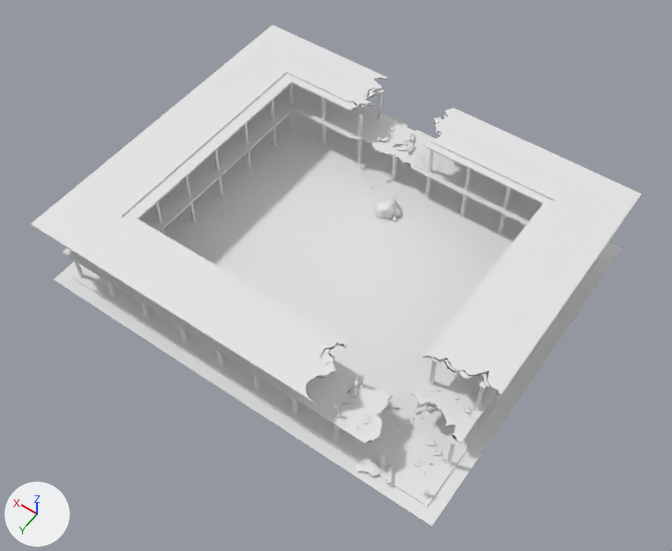
A saved change to the Blender file _others_/Mancs/Blender/arena_building_1.blend.
Rendered twice from a 50 mm lens placed at (-57.3, 86.6, 135.0), pointed at (-0.8, 7.4, 10.7). The axes (+X, +Y, +Z) are drawn at lower left. The lights are the same throughout.

Names of what the first picture shows: 'Cube.001', 'Cube.010', 'Plane', 'pillar_first_floor_1', 'pillar_first_floor_2', 'pillar_second_floor_2', 'teto', 'teto_2', 'teto__2_2'.
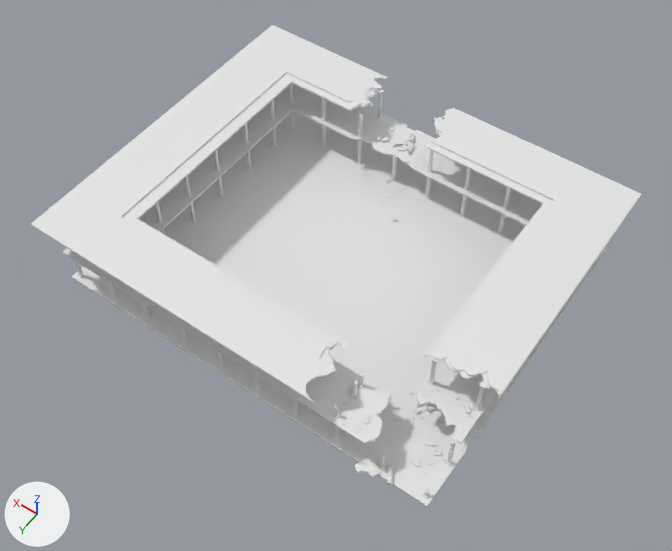
Diff of the bpy script that builds the scene:
```diff
--- a/_others_/Mancs/Blender/arena_building_1.blend.py
+++ b/_others_/Mancs/Blender/arena_building_1.blend.py
@@ me_cube_015 @@
 me_cube_015.from_pydata(...)  # 699 vertices, 323 faces; spans x -1.0..1.44, y -1.0..1.0, z -1.0..1.0
 # used by ob_teto; location = (-5.4, 2.9, 14.7); scale = (29.6, 29.6, 0.14)
+# me_cube_015 part 1: all faces are now shaded flat (303 of 323 changed)
@@ me_cube_023 @@
 me_cube_023.from_pydata(...)  # 444 vertices, 217 faces; spans x -1.0..1.44, y -1.0..1.0, z -1.0..1.0
 # used by ob_teto_2; location = (-5.4, 2.9, 21.4); scale = (29.6, 29.6, 0.14)
+# me_cube_023 part 2: all faces are now shaded flat (196 of 217 changed)
@@ me_cube_024 @@
 me_cube_024.from_pydata(...)  # 491 vertices, 226 faces; spans x -1.0..1.44, y -1.0..1.0, z -1.0..1.0
 # used by ob_teto__2_2; location = (-5.4, 2.9, 21.7); scale = (31.6, 31.6, 0.149)
+# me_cube_024 part 3: all faces are now shaded flat (206 of 226 changed)
@@ ob_plane @@
 ob_plane.scale = (31.7, 31.7, 10.5)
+ob_plane.hide_set(True)
@@ ob_cube_010 @@
 ob_cube_010.scale = (2.29, 2.61, 1.73)
+ob_cube_010.hide_set(True)
```

Changed parts and their boxes (x1, y1, x2, y2) in the pictures (672 x 551 px):
'Plane', hidden: before (53, 242, 622, 526)
'Cube.010', hidden: before (375, 198, 401, 219)
part 1 of me_cube_015, shading changed: (351, 125, 461, 444) in both
part 2 of me_cube_023, shading changed: (307, 89, 489, 389) in both
part 3 of me_cube_024, shading changed: (305, 77, 501, 399) in both
